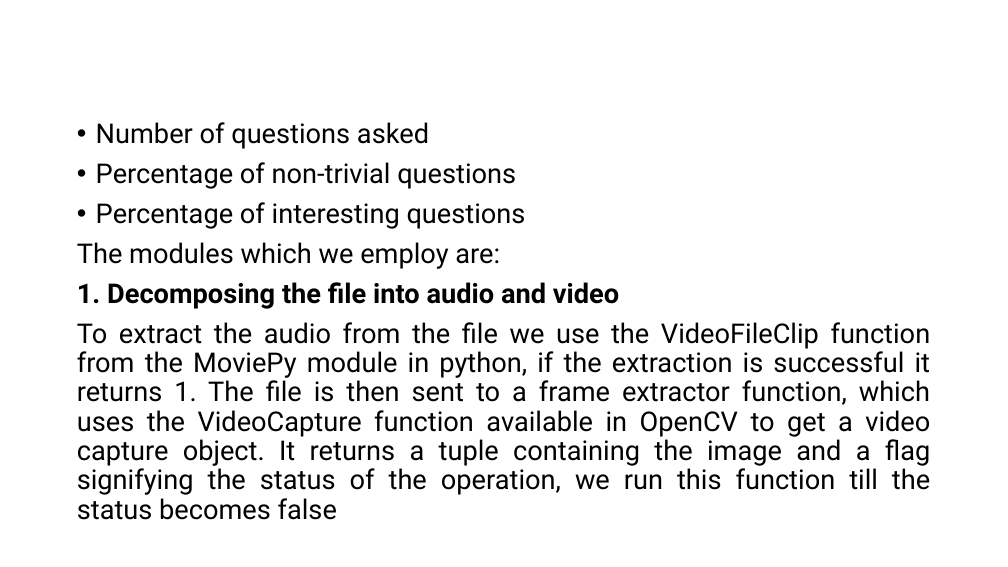
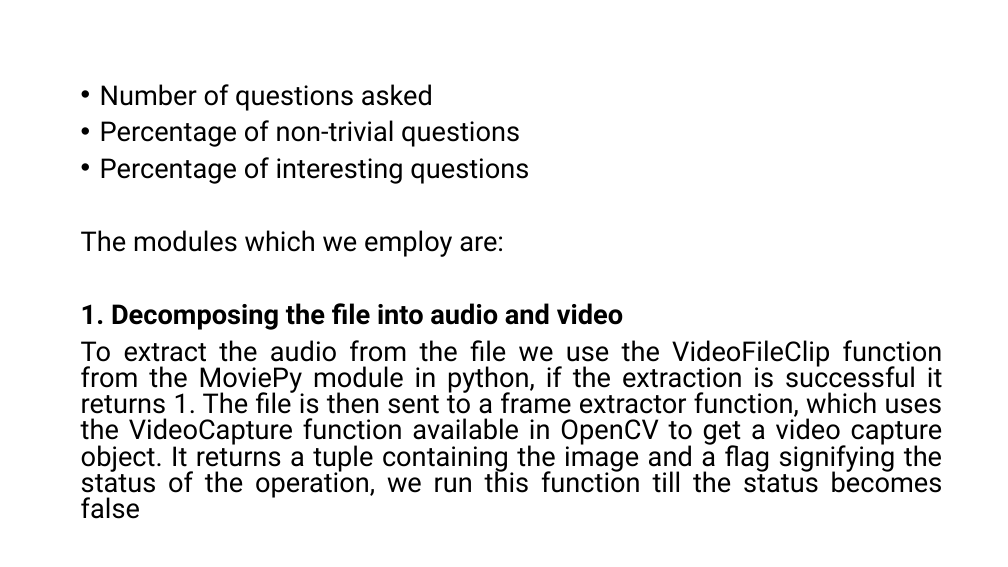
Before and after one commit to VaibhaveS/Focus, a slide deck: slide 6 of Documents/IP_Project.pptx. Drawn at 1008x567 pixels with LibreOffice and Linux fonts; fonts in the diff are those of the drawing. Boxes give left, top, right and bottom in pixels: in the first picture for what was removed or moved away, otherwise in the second. Text is boxed around its words. In the diff, an @@ line names an element or a change of style, - is before the commit and + after.

```diff
--- a/Documents/IP_Project.pptx
+++ b/Documents/IP_Project.pptx
@@ text "Number of questions asked": place and size @@
-text "Number of questions asked" at <box>77,122,931,520</box>
+text "Number of questions asked" at <box>81,84,943,519</box>
@@ text "Number of questions asked" at <box>81,84,943,519</box>: line spacing 0.9 to 0.8 @@
```
Also in this commit, not shown: 7 other slides changed, 9 slides added.
